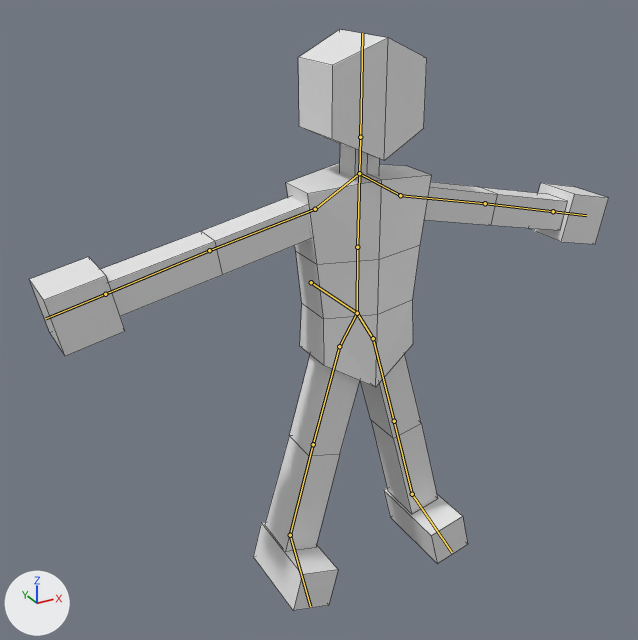
An edit to the Blender file LD49/Assets/Models/Player/Dude.blend, drawn before and after from the same camera.
Camera for both pictures: a camera (50 mm lens) standing at (-11.35, -18.5, 9.32) and looking at (-1.0, 0.32, -0.09). Arrows for +X, +Y and +Z are at lower left; the lights stay in place. Both versions are drawn at the pose saved in each file; the numbers are the values there. The bones that bend it are drawn over the model as lines. Mesh edges are drawn as thin lines.
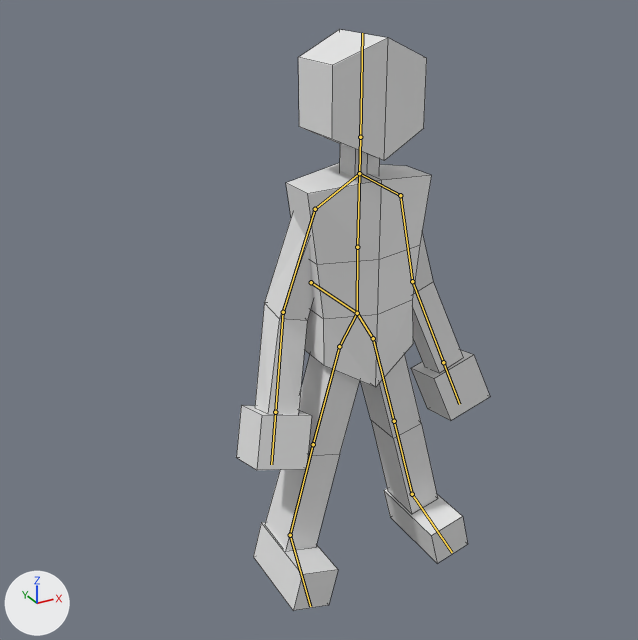
What differs and where, as boxes (x1, y1, x2, y2) in the pictures (638 x 640 px):
'Cube', posed (56% narrower): before (29, 29, 609, 611); after (236, 29, 490, 611)
bone 'Arm_Upper_L', root to tip: before (400, 195) to (485, 203); after (400, 195) to (412, 281)
bone 'Arm_Lower_L', root to tip: before (485, 203) to (553, 211); after (412, 281) to (443, 362)
bone 'Arm_Upper_R', root to tip: before (315, 209) to (209, 250); after (315, 209) to (283, 312)
bone 'Arm_Lower_R', root to tip: before (209, 250) to (105, 294); after (283, 312) to (275, 412)

What the commit changed:
Bone 'Arm_Upper_L' (bone_arm_upper_l) moves from (0.0, 0.0, 0.0) to (0.45, 2.45, -2.02).
Bone 'Arm_Upper_L' (bone_arm_upper_l) turns from (0, 0, 0) to (-60, 9, 5) degrees about its own x, y and z.
Bone 'Arm_Lower_L' (bone_arm_lower_l) moves from (0.0, 0.0, 0.0) to (0.33, 0.34, 0.05).
Bone 'Arm_Lower_L' (bone_arm_lower_l) turns from (0, 0, 0) to (0, 3, -25) degrees about its own x, y and z.
Bone 'Arm_Upper_R' (bone_arm_upper_r) moves from (0.0, 0.0, 0.0) to (0.48, 2.68, 2.06).
Bone 'Arm_Upper_R' (bone_arm_upper_r) turns from (0, 0, 0) to (63, -9, 1) degrees about its own x, y and z.
Bone 'Arm_Lower_R' (bone_arm_lower_r) moves from (0.0, 0.0, 0.0) to (0.09, 0.6, 0.18).
Bone 'Arm_Lower_R' (bone_arm_lower_r) turns from (0, 0, 0) to (-1, 7, -24) degrees about its own x, y and z.
